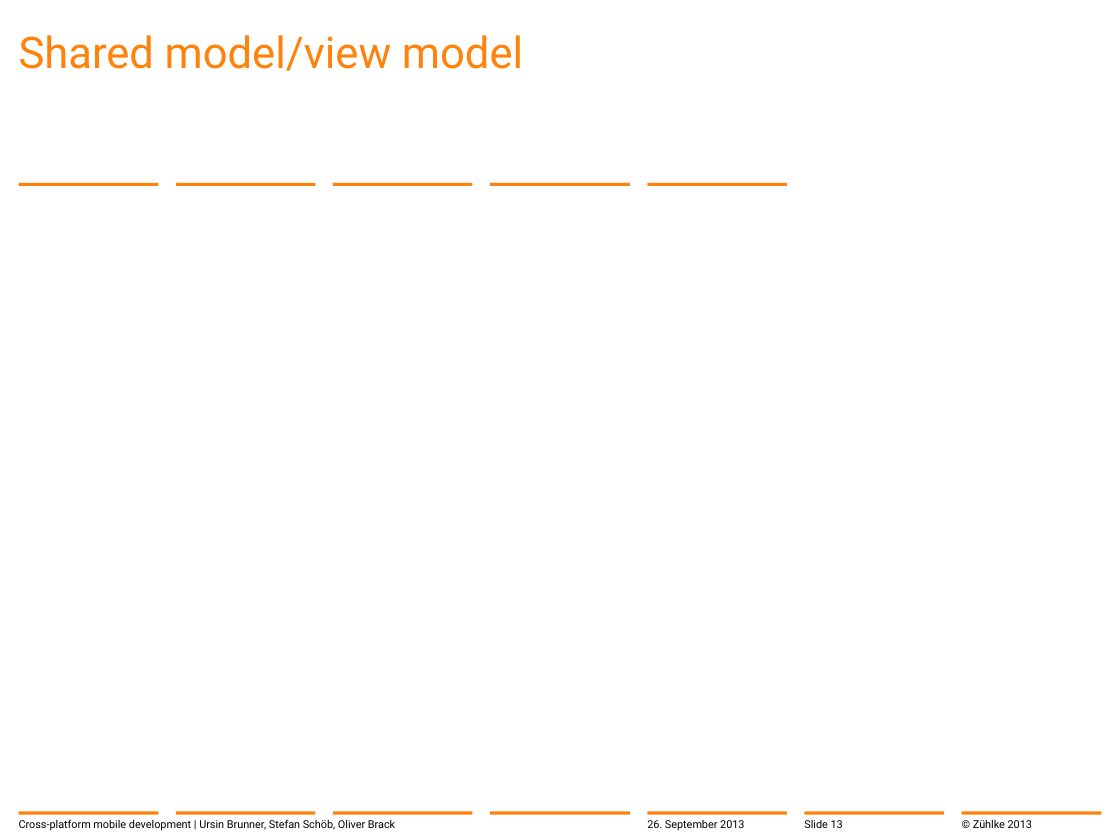
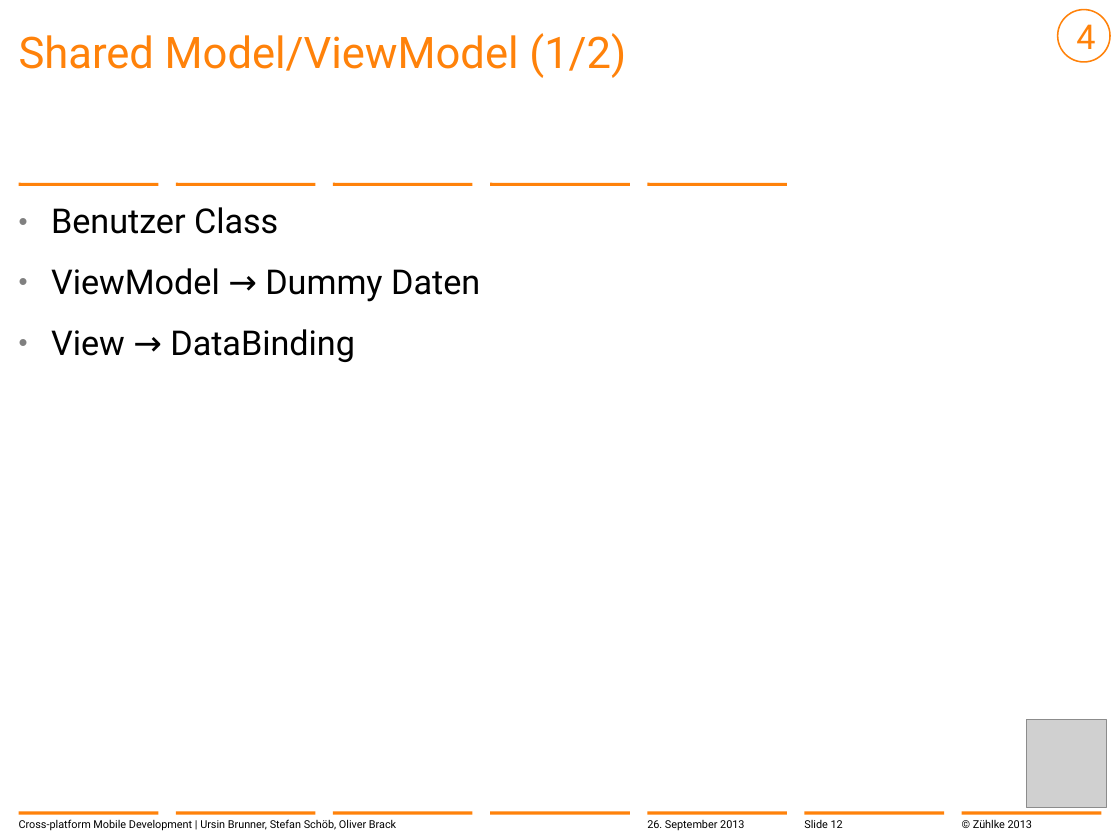
Before and after one commit to brunnurs/zxm, a slide deck: slide 12 of docs/13-09-26 Cross-platform mobile development with C#.pptx (slide 13 before the commit). Drawn at 1120x840 pixels with LibreOffice and Linux fonts; fonts in the diff are those of the drawing; grey boxes stand for pictures; background and template pictures are left out. Boxes give left, top, right and bottom in pixels: in the first picture for what was removed or moved away, otherwise in the second. Text is boxed around its words. In the diff, an @@ line names an element or a change of style, - is before the commit and + after.

```diff
--- a/docs/13-09-26 Cross-platform mobile development with C#.pptx
+++ b/docs/13-09-26 Cross-platform mobile development with C#.pptx
@@ ellipse added at [1057,10,1110,63], outline #FF820A 1 pt, 22 pt, text #FF820A @@
+4
@@ title at [19,33,626,78]: text changed @@
-Shared model/view model
+Shared Model/ViewModel (1/2)
@@ text added at [51,207,480,362], 22 pt, text #000000 @@
+  • Benutzer Class
+  • ViewModel → Dummy Daten
+  • View → DataBinding
@@ picture added at [1026,719,1107,808] @@
@@ text at [19,819,396,831]: text changed @@
-Cross-platform mobile development | Ursin Brunner, Stefan Schöb, Oliver Brack
+Cross-platform Mobile Development | Ursin Brunner, Stefan Schöb, Oliver Brack
```
Also in this commit, not shown: 24 other slides changed, 1 slide added.
